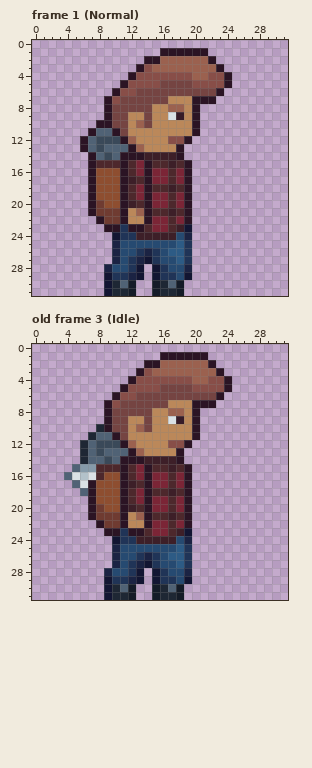
One commit to this pixel-art file: Aseprite/Player.ase. Above: the version before the commit.
32x32 pixels, 10 frames. Colours within 5 levels of each other are drawn and written as one. Shown: frame 1 (Normal), old frame 3 (Idle). The commit also changed other frames, which this record leaves out.
And afterwards:
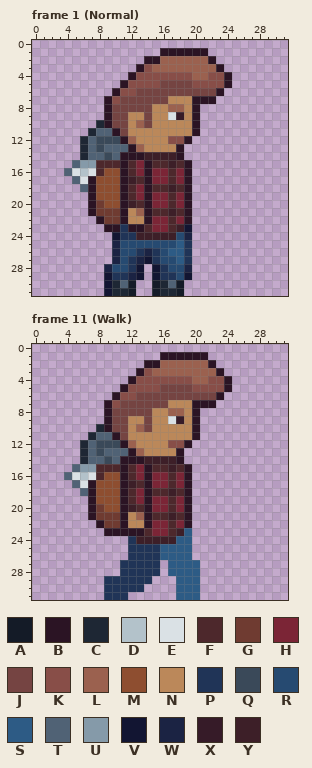
Palette (. is transparent): A #141b27  B #2b1424  C #1e2734  D #b3c2ca  E #dae1e5  F #4d282c  G #6f3b31  H #7b2536  J #754442  K #884e48  L #9b614f  M #8e4e30  N #bb885a  P #203457  Q #3a4959  R #264a71  S #2d5b85  T #506275  U #859aa9  V #121532  W #1b2343  X #361b28  Y #3d1f28
A new or re-ordered frame is compared with the old frame closest to it.
Commit message: First walk animation
What changed:
frames 10 -> 19
Frame 1 (Normal):
Colour C now appears in row 14 at x 6.
The author changed colour B to colour C in row 10 at x 8; in row 11 at x 7; in rows 12 to 13 at x 6.
Colour D now appears in row 16 at x 6.
Colour E now appears in row 16 at x 5; in row 17 at x 6.
The author changed colour B to colour E in row 16 at x 7.
The author changed colour M to colour F in row 16 at x 8.
Colour T now appears in row 15 at x 5; in row 16 at x 4; in row 17 at x 5; in row 18 at x 6.
The author changed colour B to colour T in row 14 at x 7.
Colour U now appears in row 15 at x 6.
The author changed colour B to colour U in row 15 at x 7.
Frame 11 (Walk) is new; against old frame 3 (Idle):
The author changed colour P to colour B in row 23 at x 11.
Colour P now appears in rows 28 to 29 at x 14; in row 30 at x 13.
The author changed colour A to colour P in row 30 at x 12.
The author changed colour C to colour P in row 30 at x 10; in row 31 at x 10 to 11.
The author changed colour R to colour P in row 25 at x 12 to 15; in row 26 at x 12; in rows 27 to 28 at x 11.
The author changed colour T to colour P in row 30 at x 11.
The author changed colour V to colour P in row 27 at x 14; in row 28 at x 13 and 15; in row 29 at x 9 and 13; in rows 30 to 31 at x 9.
The author changed colour W to colour P in row 26 at x 14; in row 27 at x 13; in row 29 at x 12.
Colour S now appears in rows 27 to 29 at x 20; in rows 30 to 31 at x 19 to 20.
The author changed colour A to colour S in rows 30 to 31 at x 18.
The author changed colour P to colour S in rows 25 to 27 at x 19.
The author changed colour R to colour S in row 24 at x 18; in row 25 at x 16 to 17; in row 26 at x 16; in row 27 at x 17; in row 28 at x 17 to 18; in row 29 at x 18.
The author changed colour V to colour S in row 23 at x 19; in row 29 at x 19.
The author changed colour W to colour S in row 24 at x 19; in row 28 at x 19.
Colour A is removed in row 30 at x 15; in row 31 at x 12 and 15.
Colour C is removed in row 30 at x 16; in row 31 at x 16 to 17.
Colour P is removed in row 24 at x 11; in row 28 at x 16; in row 29 at x 16 to 17.
Colour R is removed in rows 25 to 26 at x 11; in row 27 at x 16; in row 28 at x 10.
Colour T is removed in row 30 at x 17.
Colour V is removed in row 24 at x 10; in row 29 at x 15.
Colour W is removed in rows 25 to 27 at x 10; in row 28 at x 9.
Boxes around the changes in both pictures, in picture pixels (x1, y1, x2, y2):
changed: (64, 120, 104, 192)
changed: (104, 528, 200, 600)
